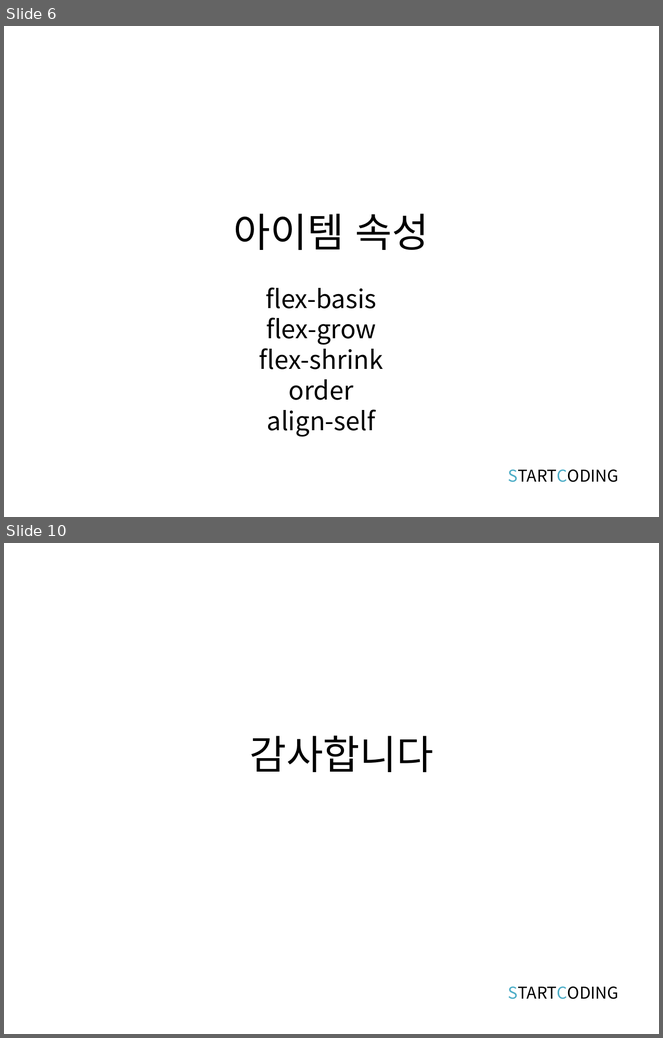
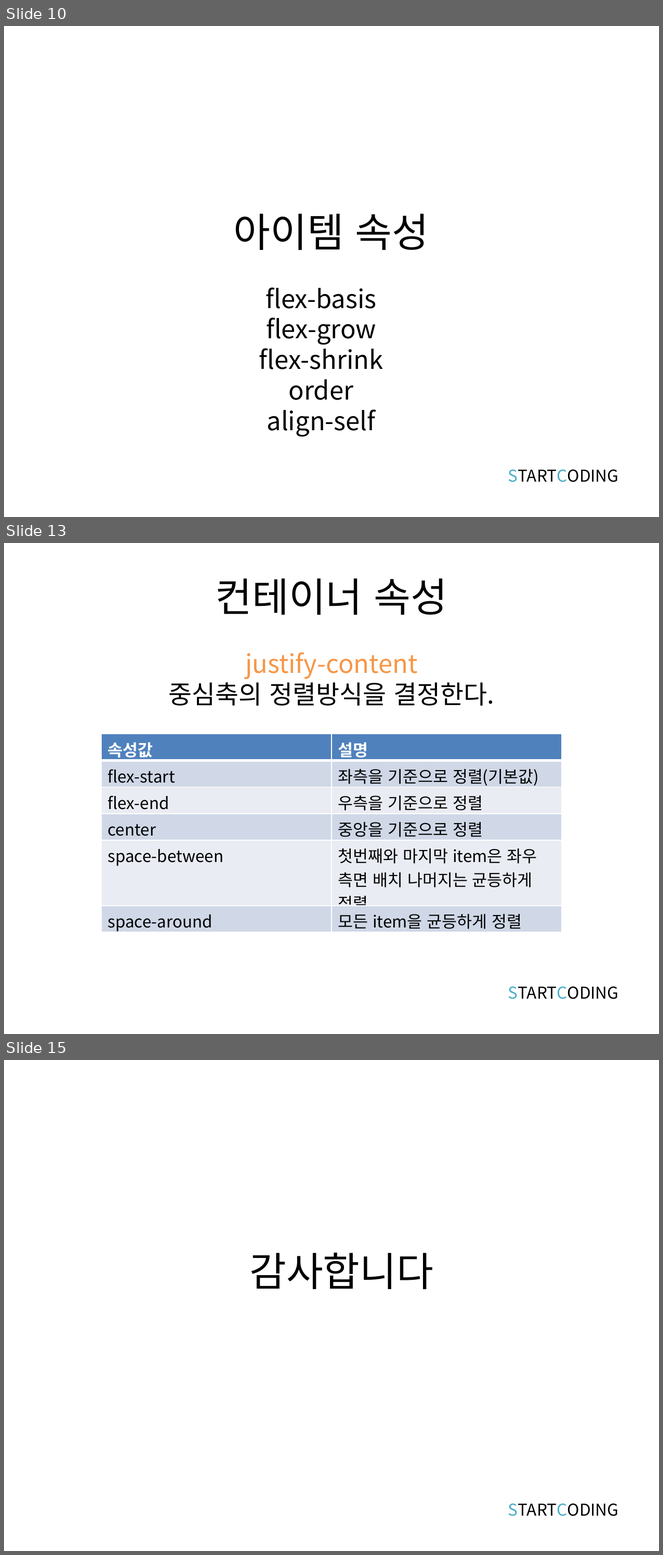
Before and after one commit to kwonkijun/web, a slide deck: 프론트엔드기초(PPT)/CSS3 8강_CSS 플렉스박스 레이아웃.pptx. Shown one above the other, each under a label of ours: slides 6 and 10 before the commit, slides 10, 13 and 15 after it; the slides between them are not shown. The pictures are 663x1038 and 663x1555 pixels, drawn with LibreOffice and Linux fonts; fonts in the diff are those of the drawing. Boxes give left, top, right and bottom in pixels: in the first picture for what was removed or moved away, otherwise in the second. Text is boxed around its words. In the diff, an @@ line names an element or a change of style, - is before the commit and + after.

```diff
--- a/프론트엔드기초(PPT)/CSS3 8강_CSS 플렉스박스 레이아웃.pptx
+++ b/프론트엔드기초(PPT)/CSS3 8강_CSS 플렉스박스 레이아웃.pptx
@@ slide 13 added at (4,543,659,1034), background #FFFFFF @@
@@ title added at (215,578,448,615), 44 pt, text #000000 @@
+컨테이너 속성
@@ text added at (169,652,494,706), 28 pt, text #F79646 @@
+justify-content
+중심축의 정렬방식을 결정한다.
@@ table added at (101,734,562,935), 6 rows, 2 columns @@
+속성값 | 설명
+flex-start | 좌측을 기준으로 정렬(기본값)
+flex-end | 우측을 기준으로 정렬
+center | 중앙을 기준으로 정렬
+space-between | 첫번째와 마지막 item은 좌우 측면 배치 나머지는 균등하게 정렬
+space-around | 모든 item을 균등하게 정렬
@@ text added at (508,987,619,1000), 18 pt, text #000000 @@
+STARTCODING
@@ what was slide 6 is now slide 10 @@
@@ what was slide 10 is now slide 15 @@
```
Also in this commit, not shown: 5 slides changed, 5 other slides added, 1 slide removed, 1 other file.
